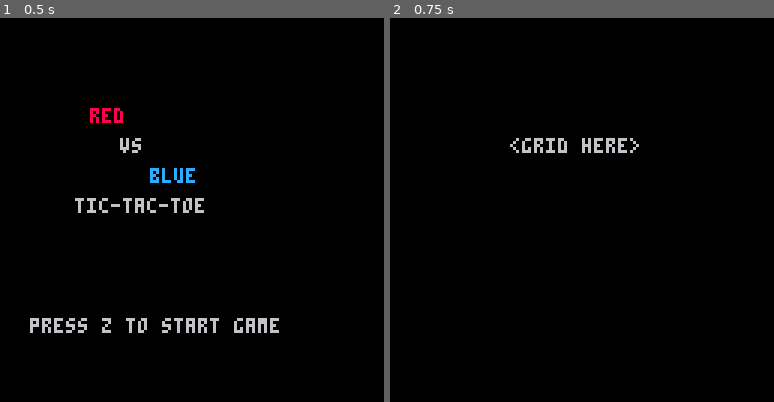
Above: before the commit, frames 1-2 (left to right).
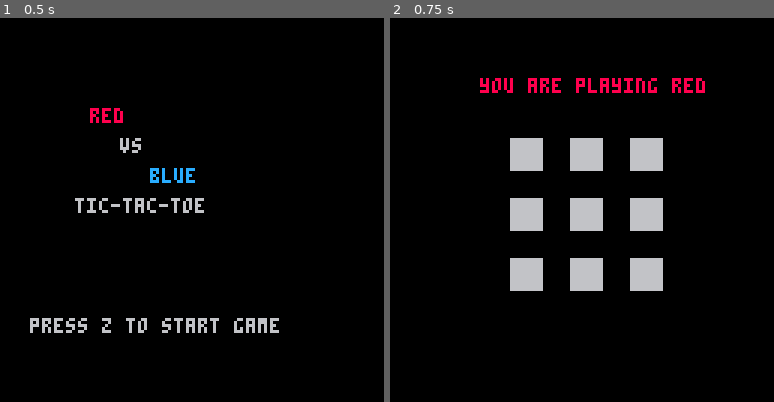
Above: after the commit, the same moments.

Repository: shinkarom/p8-ttt
Game: PICO-8 cartridge ttt.p8
Same seed, same stepped clock (60 frames per second), same inputs: the game is played once before the commit and once after it.
Inputs:
- Up to frame 1 (0.5 s): no input
- Up to frame 2 (0.75 s): tap O (Z key) at 0.7 s

Frame 1 is identical in both runs. In frame 2, 7.6% of the frame differs, in the area x 23-83%, y 15-72%.

Commit message:
Draw grid

Diff:
--- a/ttt.p8
+++ b/ttt.p8
@@ -41,17 +41,52 @@
 function game_update()
 end
 
+function draw_grid()
+ for i=1,3 do
+  for j=1,3 do
+   local x0=40+20*(i-1)
+   local y0=40+20*(j-1)
+   local c=cell(i,j)
+   if c==red_player then
+    col=red_color
+   elseif c==blue_player then
+    col=blue_color
+   else
+    col=empty_color
+   end
+   rectfill(x0,y0,x0+10,y0+10,col)
+  end
+ end
+end
+
+function draw_player()
+ if player_to_move==red_player then
+  col=red_color
+  s="red"
+ elseif player_to_move==blue_player then
+  col=blue_color
+  s="blue"
+ else
+  col=empty_color
+ end
+ print("you are playing "..s,30,20,col)
+end
+
 function game_draw()
  cls()
- print("<grid here>", 40,40)
+ draw_grid()
+ draw_player()
 end
 -->8
 --game logic
 empty=0
 red_player=1
 blue_player=2
+empty_color=6
+red_color=8
+blue_color=12
 
-player_to_move=0
+player_to_move=red_player
 grid={ empty,empty,empty,
  empty,empty,empty,
  empty,empty,empty }
